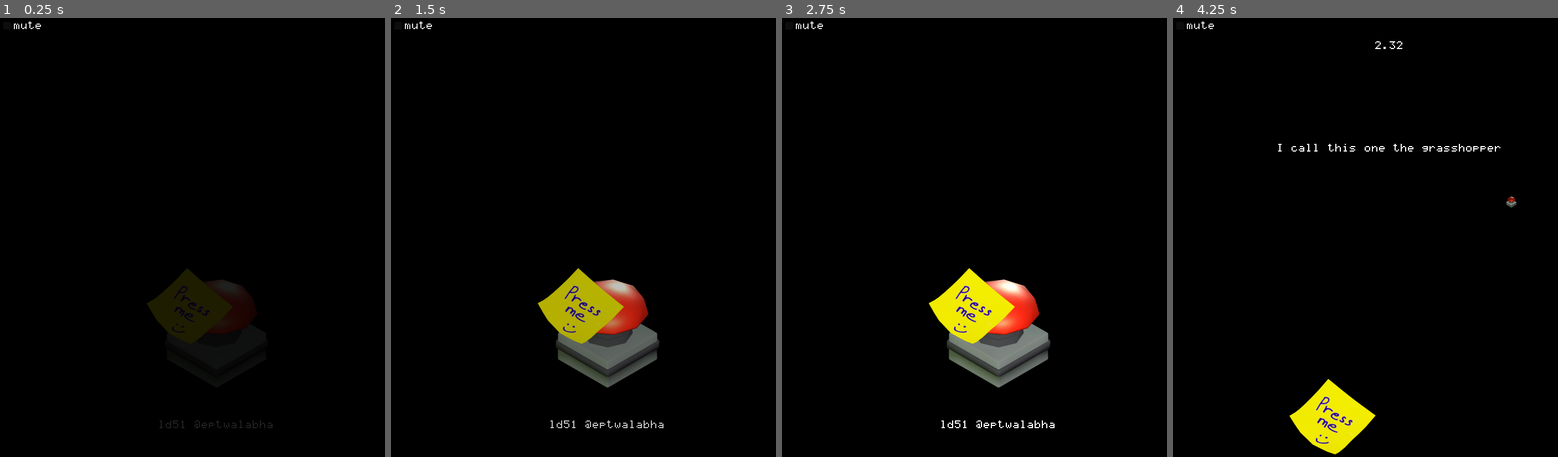
Above: before the commit, frames 1-4 (left to right).
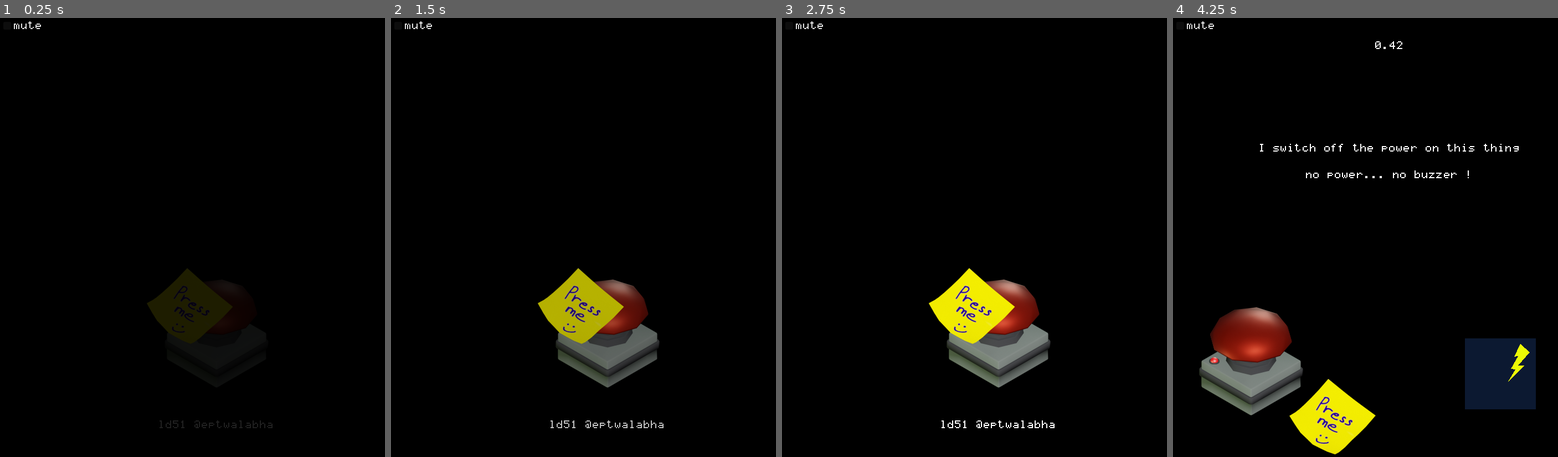
Above: after the commit, the same moments.

Repository: Eptwalabha/ld51
Game: Godot game, scene res://scenes/Game.tscn
Two runs of this game, one before a commit and one after it. Both use one fixed random seed, a clock stepped at 60 frames per second and the inputs below.
Inputs (mouse positions are in pixels of both pictures, inside the frame that each line leads up to):
- Up to frame 1 (0.25 s): no input
- Up to frame 2 (1.5 s): drag from (606, 347) to (652, 136) at 0.52 s; drag from (606, 347) to (587, 325) at 1.27 s
- Up to frame 3 (2.75 s): move the mouse to (1043, 136) at 2.02 s; press the mouse at (1043, 136) at 2.03 s
- Up to frame 4 (4.25 s): release the mouse at (1434, 136) at 2.75 s; tap Enter at 2.75 s; drag from (1369, 325) to (1257, 167) at 2.77 s; move the mouse to (1523, 303) at 3.52 s; press the mouse at (1523, 303) at 3.53 s

The runs differ from the first frame. In frame 2, 1.0% of the frame differs, in the area x 52-67%, y 59-73%; in frame 3, 1.0%; in frame 4, 8.2%, in the area x 6-95%, y 5-91%.

Commit message:
fix buzzer's light not turning on when powered

Diff:
--- a/assets/trad/traduction.csv
+++ b/assets/trad/traduction.csv
@@ -24,7 +24,7 @@
 "level-pitch-black"	"Ah ah, I turned the light off, you cannot see a thing\nvictory is mine"
 "level-idle"	"This one is really tricky"
 "game-over"	"BOOOoooo!\nYou are a lousy buzzer presser"
-"game-over-too-soon"	"Gotcha ! You can only trust the count-down here"
+"game-over-too-soon"	"Gotcha ! You should've trust the count-down"
 "game-over-intro"	"Oh My Good !!!\nHow did you manage to loose at this stage ?\n\nYOU JUST HAVE TO PRESS THE BUZZER\nEVERY 10 SECONDS !!!"
 "game-over-no-cap"	"A genius indeed"
 "victory-easter-egg"	"If you've made this far, write 'banana' in your comment ;)"
--- a/project.godot
+++ b/project.godot
@@ -19,6 +19,7 @@
 
 Stats="*res://script/stats.gd"
 Level="*res://script/level.gd"
+EventsBus="*res://script/events.gd"
 
 [display]
 
--- a/scenes/Game.gd
+++ b/scenes/Game.gd
@@ -10,14 +10,14 @@
 @onready var buzzer : Buzzer = $"%Buzzer"
 @onready var fade : Fade = $"%Fade"
 @onready var eptwalabha : Label = $"%Eptwalabha"
-@onready var powerArea : PowerArea = $BG/PowerArea
+@onready var power_area : PowerArea = $BG/PowerArea
 @onready var timer : Timer = $Timer
 @onready var mute : CheckBox = $"%Mute"
 
 @export var shrink_curve: Curve
 @export var duration: float = 10.0
-@export var extra_time: float = 1.0
-@export var extra_start: float = 0.2
+@export var extra_time: float = 1.2
+@export var extra_start: float = 0.3
 
 enum GAME_STATE {
 	TITLE_SCREEN,
@@ -38,7 +38,7 @@
 	mute.button_pressed = Stats.mute
 	randomize()
 	count_down.hide()
-	buzzer.turn_light(true, true)
+	buzzer.reset()
 	reset_all_items()
 	fade.fade_in()
 
@@ -55,7 +55,6 @@
 		game_state = GAME_STATE.GAME_OVER
 		buzzer.turn_light(false)
 		trigger_game_over(true)
-
 
 	update_buzzer(delta)
 	update_count_down()
@@ -102,7 +101,7 @@
 func turn_on_buzzer_light() -> void:
 	if current_level == Level.LEVEL_NAME.DONT_TURN_LIGHT:
 		return
-	buzzer.turn_light()
+	buzzer.turn_light(true)
 
 func move_buzzer_at_random() -> void:
 	buzzer.global_position = random_position()
@@ -125,7 +124,7 @@
 	buzzer.turn_light(false)
 	buzzer.scale = b_scale
 	count_down.visible = true
-	powerArea.visible = false
+	power_area.reset()
 	reset_all_items()
 
 	match current_level:
@@ -136,7 +135,7 @@
 		Level.LEVEL_NAME.NEED_POWER:
 			new_buzzer_position = Vector2(150, 650)
 			buzzer.display_led = true
-			powerArea.visible = true
+			power_area.activate()
 			buzzer.draggable = true
 			buzzer.powered = false
 		Level.LEVEL_NAME.TINY:
@@ -152,13 +151,14 @@
 		Level.LEVEL_NAME.NO_CAP:
 			buzzer.with_cap = false
 		Level.LEVEL_NAME.NEED_POWER_MAZE:
-			$BG/Maze.start()
+			var maze = $BG/Maze
+			maze.start()
 			buzzer.display_led = true
 			buzzer.powered = false
 			buzzer.draggable = true
 			buzzer.physics_collision = true
 			buzzer.scale = Vector2(.15, .15)
-			buzzer.global_position = Vector2(200, 600)
+			buzzer.global_position = maze.get_starting_position()
 			new_buzzer_position = buzzer.global_position
 		Level.LEVEL_NAME.SHRINK_BOUNCE, Level.LEVEL_NAME.BOUNCE:
 			bouncing_direction = random_direction()
@@ -208,10 +208,6 @@
 	if not instant:
 		await get_tree().create_timer(0.5).timeout
 	$AnimationPlayer.play("loose")
-
-func power_buzzer(power: bool) -> void:
-	buzzer.powered = power
-	buzzer.update_led()
 
 # CALLBACKS
 
@@ -252,28 +248,19 @@
 func _on_Buzzer_drag_started() -> void:
 	pass
 
-func _on_PowerArea_entered() -> void:
-	power_buzzer(true)
-
-func _on_PowerArea_exited() -> void:
-	power_buzzer(false)
-
-func _on_Maze_entered() -> void:
-	power_buzzer(true)
-
-func _on_Maze_exited() -> void:
-	power_buzzer(false)
-
 func _on_Timer_timeout() -> void:
 	match current_level:
 		Level.LEVEL_NAME.LIGHT_TOO_SOON:
 			buzzer.turn_light(true)
-		Level.LEVEL_NAME.RANDOM_BOUNCE, Level.LEVEL_NAME.RANDOM_SHRINK_BOUNCE:
-			bouncing_direction = random_direction()
-			start_random_timer()
-		Level.LEVEL_NAME.TP_RANDOM, Level.LEVEL_NAME.TP_RANDOM_TINY:
-			buzzer.global_position = random_position()
-			if remaining >= (extra_time + 1.0):
+		Level.LEVEL_NAME.RANDOM_BOUNCE, \
+		Level.LEVEL_NAME.RANDOM_SHRINK_BOUNCE:
+			if remaining >= (extra_time + 0.7):
+				bouncing_direction = random_direction()
+				start_random_timer()
+		Level.LEVEL_NAME.TP_RANDOM, \
+		Level.LEVEL_NAME.TP_RANDOM_TINY:
+			if remaining >= (extra_time + 0.7):
+				buzzer.global_position = random_position()
 				start_random_timer()
 
 func _on_Buzzer_hidden_in_the_dark() -> void:
--- a/scenes/Game.tscn
+++ b/scenes/Game.tscn
@@ -97,7 +97,8 @@
 [node name="Game" type="Node2D"]
 script = ExtResource("1")
 shrink_curve = SubResource("4")
-duration = 3.0
+duration = 1.0
+extra_time = 20.0
 
 [node name="BlackBackground" type="ColorRect" parent="."]
 offset_left = -38.0
@@ -170,7 +171,7 @@
 size_flags_vertical = 2
 size_flags_stretch_ratio = 0.4
 theme_override_fonts/font = ExtResource("7")
-text = "count-down"
+text = "10.00"
 horizontal_alignment = 1
 
 [node name="MarginContainer2" type="MarginContainer" parent="CanvasLayer/Control/MarginContainer/VBoxContainer"]
@@ -181,6 +182,7 @@
 
 [node name="Dialog" type="Label" parent="CanvasLayer/Control/MarginContainer/VBoxContainer/MarginContainer2"]
 unique_name_in_owner = true
+visible = false
 layout_mode = 2
 size_flags_vertical = 11
 theme_override_constants/line_spacing = 8
@@ -256,9 +258,6 @@
 [node name="Timer" type="Timer" parent="."]
 one_shot = true
 
-[connection signal="entered" from="BG/PowerArea" to="." method="_on_PowerArea_entered"]
-[connection signal="exited" from="BG/PowerArea" to="." method="_on_PowerArea_exited"]
-[connection signal="entered" from="BG/Maze" to="." method="_on_Maze_entered"]
 [connection signal="drag_started" from="Buzzer" to="." method="_on_Buzzer_drag_started"]
 [connection signal="drag_stopped" from="Buzzer" to="." method="_on_Buzzer_drag_stopped"]
 [connection signal="hidden_in_the_dark" from="Buzzer" to="." method="_on_Buzzer_hidden_in_the_dark"]
--- a/scenes/Victory.gd
+++ b/scenes/Victory.gd
@@ -11,7 +11,7 @@
 		'click': Stats.nbr_click,
 		'time': str(int(Stats.total_time))
 	}
-	$Buzzer.turn_light()
+	$Buzzer.turn_light(true)
 	$CanvasLayer/Control/VBoxContainer/RichTextLabel.text = text.format(data)
 
 func _on_Buzzer_press_finished() -> void:
@@ -23,3 +23,6 @@
 func _on_Fade_finished(fade_in) -> void:
 	if !fade_in:
 		var _osef = get_tree().change_scene_to_file("res://scenes/Game.tscn")
+
+func _on_buzzer_pressed() -> void:
+	$Buzzer.play_sound(true)
--- a/scenes/Victory.tscn
+++ b/scenes/Victory.tscn
@@ -66,3 +66,4 @@
 
 [connection signal="finished" from="CanvasLayer/Fade" to="." method="_on_Fade_finished"]
 [connection signal="press_finished" from="Buzzer" to="." method="_on_Buzzer_press_finished"]
+[connection signal="pressed" from="Buzzer" to="." method="_on_buzzer_pressed"]
--- a/scenes/item/bg/Maze.gd
+++ b/scenes/item/bg/Maze.gd
@@ -1,19 +1,21 @@
 class_name Maze
 extends StaticBody2D
 
-signal entered
-signal exited
+@onready var power_area: PowerArea = $PowerArea
+
+
+func _ready() -> void:
+	$Collision.polygon = $Polygon2D.polygon
 
 func start() -> void:
 	visible = true
+	power_area.activate()
 	$Collision.disabled = false
 
 func reset() -> void:
 	visible = false
+	power_area.reset()
 	$Collision.disabled = true
 
-func _on_PowerArea_entered() -> void:
-	emit_signal("entered")
-
-func _on_PowerArea_exited() -> void:
-	emit_signal("exited")
+func get_starting_position() -> Vector2:
+	return $Start.global_position
--- a/scenes/item/bg/Maze.tscn
+++ b/scenes/item/bg/Maze.tscn
@@ -1,20 +1,21 @@
-[gd_scene load_steps=3 format=2]
+[gd_scene load_steps=3 format=3 uid="uid://dx6trv6ie4nhk"]
 
-[ext_resource path="res://scenes/item/bg/Maze.gd" type="Script" id=1]
-[ext_resource path="res://scenes/item/bg/PowerArea.tscn" type="PackedScene" id=2]
+[ext_resource type="Script" uid="uid://bq2j1hgfgvu80" path="res://scenes/item/bg/Maze.gd" id="1"]
+[ext_resource type="PackedScene" uid="uid://bw85vpo4wndfv" path="res://scenes/item/bg/PowerArea.tscn" id="2"]
 
 [node name="Maze" type="StaticBody2D"]
 collision_layer = 4
-script = ExtResource( 1 )
+script = ExtResource("1")
 
 [node name="Collision" type="CollisionPolygon2D" parent="."]
-polygon = PackedVector2Array( -61, -25, -59, 908, 943, 913, 864, -42, -124, -33, 92, 62, 716, 68, 618, 169, 760, 387, 650, 489, 742, 571, 745, 738, 376, 751, 369, 613, 618, 618, 616, 579, 522, 519, 641, 375, 494, 156, 203, 145, 207, 196, 443, 203, 486, 551, 288, 573, 310, 731, 101, 721, 84, 354, 354, 392, 360, 309, 73, 258, 78, 64 )
 
 [node name="Polygon2D" type="Polygon2D" parent="."]
-polygon = PackedVector2Array( -90, -69, 76, 66, 712, 70, 618, 169, 757, 383, 650, 492, 741, 566, 742, 732, 381, 748, 371, 613, 624, 615, 618, 579, 524, 517, 643, 369, 492, 152, 201, 144, 204, 194, 439, 204, 485, 542, 291, 573, 307, 724, 98, 719, 86, 354, 350, 391, 357, 312, 73, 257, 71, 34, -67, -37, -46, 842, 901, 848, 852, -47 )
+color = Color(0.0923971, 0.0923971, 0.0923971, 1)
+polygon = PackedVector2Array(-87, -37, 72, 66, 712, 70, 644, 153, 710, 201, 756, 293, 757, 383, 701, 417, 662, 463, 666, 516, 741, 566, 756, 667, 697, 750, 381, 748, 371, 613, 623, 635, 625, 590, 524, 517, 524, 419, 623, 364, 634, 298, 600, 231, 492, 152, 201, 144, 204, 194, 439, 204, 443.666, 264.839, 527, 275, 529, 349, 450.524, 354.255, 465, 543, 195, 531, 197, 570, 314, 582, 307, 724, 77, 734, 77, 357, 184, 352, 190, 433, 271, 443, 274.034, 388.122, 350, 391, 357, 312, 76, 303, 71, 34, -67, -37, -66, 845, 836, 845, 836, -39)
 
-[node name="PowerArea" parent="." instance=ExtResource( 2 )]
-position = Vector2( 476, 680 )
-scale = Vector2( 1.77506, 1.21707 )
+[node name="PowerArea" parent="." instance=ExtResource("2")]
+position = Vector2(476, 680)
+scale = Vector2(1.77506, 1.21707)
 
-[connection signal="entered" from="PowerArea" to="." method="_on_PowerArea_entered"]
+[node name="Start" type="Marker2D" parent="."]
+position = Vector2(187, 686)
--- a/scenes/item/bg/PowerArea.gd
+++ b/scenes/item/bg/PowerArea.gd
@@ -1,18 +1,20 @@
 class_name PowerArea
 extends Node2D
 
-signal entered
-signal exited
+var active : bool = false
+
+func activate() -> void:
+	active = true
+	visible = true
 
 func reset() -> void:
-	pass
+	active = false
+	visible = false
 
-func _on_Area2D_area_entered(_area: Area2D) -> void:
-	if !visible:
-		return
-	emit_signal("entered")
+func _on_Area2D_area_entered(area: Area2D) -> void:
+	if visible and active:
+		EventsBus.buzzer_powered.emit(true)
 
 func _on_Area2D_area_exited(_area: Area2D) -> void:
-	if !visible:
-		return
-	emit_signal("exited")
+	if visible and active:
+		EventsBus.buzzer_powered.emit(false)
--- a/scenes/item/bg/PowerArea.tscn
+++ b/scenes/item/bg/PowerArea.tscn
@@ -9,6 +9,8 @@
 script = ExtResource("1")
 
 [node name="Area2D" type="Area2D" parent="."]
+collision_layer = 0
+collision_mask = 2
 
 [node name="CollisionShape2D" type="CollisionShape2D" parent="Area2D"]
 shape = SubResource("1")
--- a/scenes/item/buzzer/Buzzer.gd
+++ b/scenes/item/buzzer/Buzzer.gd
@@ -29,6 +29,7 @@
 var buzz_velocity : Vector2 = Vector2.ZERO
 
 func _ready() -> void:
+	EventsBus.buzzer_powered.connect(_on_power_state_changed)
 	update_buzzer_state()
 
 func reset() -> void:
@@ -55,19 +56,22 @@
 	await get_tree().create_timer(1.5).timeout
 	emit_signal("hidden_in_the_dark")
 
-func turn_light(on: bool = true, instant = false) -> void:
-	if !powered or on == light_is_on:
+func turn_light(on: bool, instant = false) -> void:
+	light_is_on = on
+	if !powered:
 		return
 	_turn_light(on, instant)
 
 func _turn_light(on: bool, instant : bool) -> void:
 	light_is_on = on
-	var to : float = 1.0 if light_is_on else 0.0
-	if instant or !on:
-		light.modulate.a = to
+	if !on or !powered:
+		light.modulate.a = 0.0
 	else:
-		var tween : Tween = get_tree().create_tween()
-		tween.tween_property(light, "modulate:a", to, .15)
+		if instant:
+			light.modulate.a = 1.1
+		else:
+			var tween : Tween = get_tree().create_tween()
+			tween.tween_property(light, "modulate:a", 1.1, .15)
 
 func _physics_process(delta: float) -> void:
 	if draggable and dragging:
@@ -96,19 +100,14 @@
 	led.get_node("Led-on").visible = powered
 	led.get_node("Led-off").visible = !powered
 
-func can_press() -> bool:
+func do_press() -> void:
 	if pressing:
-		return false
+		return
+
+	pressing = true
+	$AnimationPlayer.play("press")
 	if powered:
-		return with_cap or with_stick
-	return false
-
-func do_press() -> void:
-	if can_press():
-		pressing = true
-		$AnimationPlayer.play("press")
-		if powered:
-			emit_signal("pressed")
+		emit_signal("pressed")
 
 func _on_Click_input_event(_viewport: Node, event: InputEvent, _shape_idx: int) -> void:
 	if event is InputEventMouseButton and event.is_pressed():
@@ -117,7 +116,8 @@
 func _on_AnimationPlayer_animation_finished(anim_name: String) -> void:
 	if anim_name == 'press':
 		pressing = false
-		emit_signal('press_finished')
+		if powered:
+			emit_signal('press_finished')
 
 func _on_Base_input_event(_viewport: Node, event: InputEvent, _shape_idx: int) -> void:
 	if !draggable:
@@ -131,8 +131,12 @@
 			emit_signal("drag_stopped")
 			dragging = false
 
-
 func _on_Click_body_entered(body: Node) -> void:
 	if physic_enable or physics_collision:
 		if body != self:
 			do_press()
+
+func _on_power_state_changed(is_powered: bool) -> void:
+	powered = is_powered
+	update_led()
+	_turn_light(light_is_on, false)
--- a/scenes/item/buzzer/Buzzer.tscn
+++ b/scenes/item/buzzer/Buzzer.tscn
@@ -83,12 +83,12 @@
 disabled = true
 
 [node name="Base" type="Area2D" parent="."]
+collision_layer = 2
 
 [node name="Base" type="CollisionPolygon2D" parent="Base"]
 polygon = PackedVector2Array(1, 150, -180, 47, -178, -45, -1, -152, 178, -48, 181, 46)
 
 [node name="Click" type="Area2D" parent="."]
-collision_layer = 3
 
 [node name="Cap" type="CollisionPolygon2D" parent="Click"]
 polygon = PackedVector2Array(23, -42, -71, -50, -133, -86, -149, -140, -114, -202, -65, -228, 19, -240, 94, -218, 132, -174, 149, -117, 105, -66)
--- /dev/null
+++ b/script/events.gd
@@ -0,0 +1,3 @@
+extends Node
+
+signal buzzer_powered(is_powered)
--- a/script/level.gd
+++ b/script/level.gd
@@ -29,7 +29,8 @@
 
 const levels: Array[LEVEL_NAME] = [
 
-	LEVEL_NAME.TP_RANDOM_TINY,
+
+	LEVEL_NAME.NEED_POWER,
 
 	LEVEL_NAME.INTRO,
 	LEVEL_NAME.INTRO2,
@@ -42,7 +43,7 @@
 	LEVEL_NAME.NEED_POWER,
 	LEVEL_NAME.SHRINK_BOUNCE,
 	LEVEL_NAME.TINY,
-	LEVEL_NAME.FALLING_OBJECT,
+	#LEVEL_NAME.FALLING_OBJECT,
 	LEVEL_NAME.FAKE_2,
 	LEVEL_NAME.IDLE,
 	LEVEL_NAME.NO_COUNTER,
Not shown: 1 places in scenes/Game.tscn that only renumber resources
Not shown, added: script/events.gd.uid
